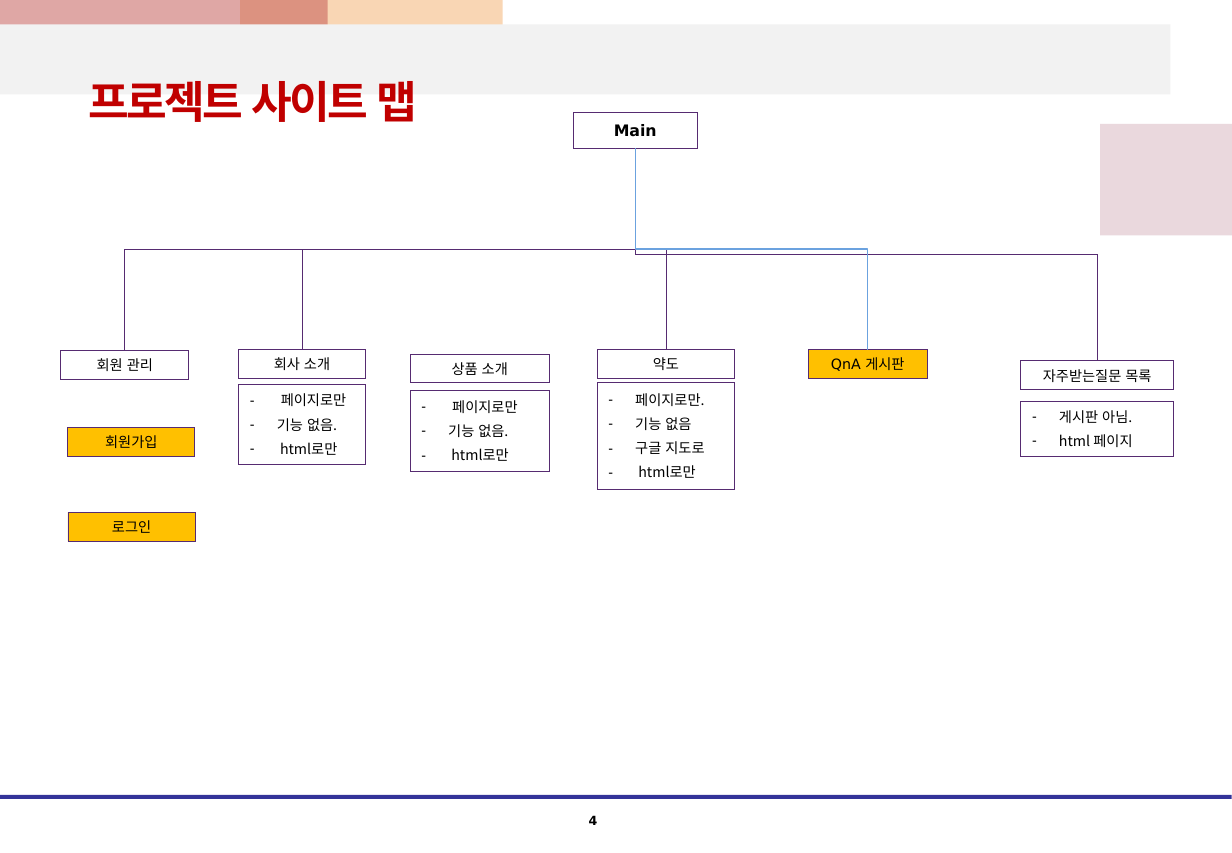
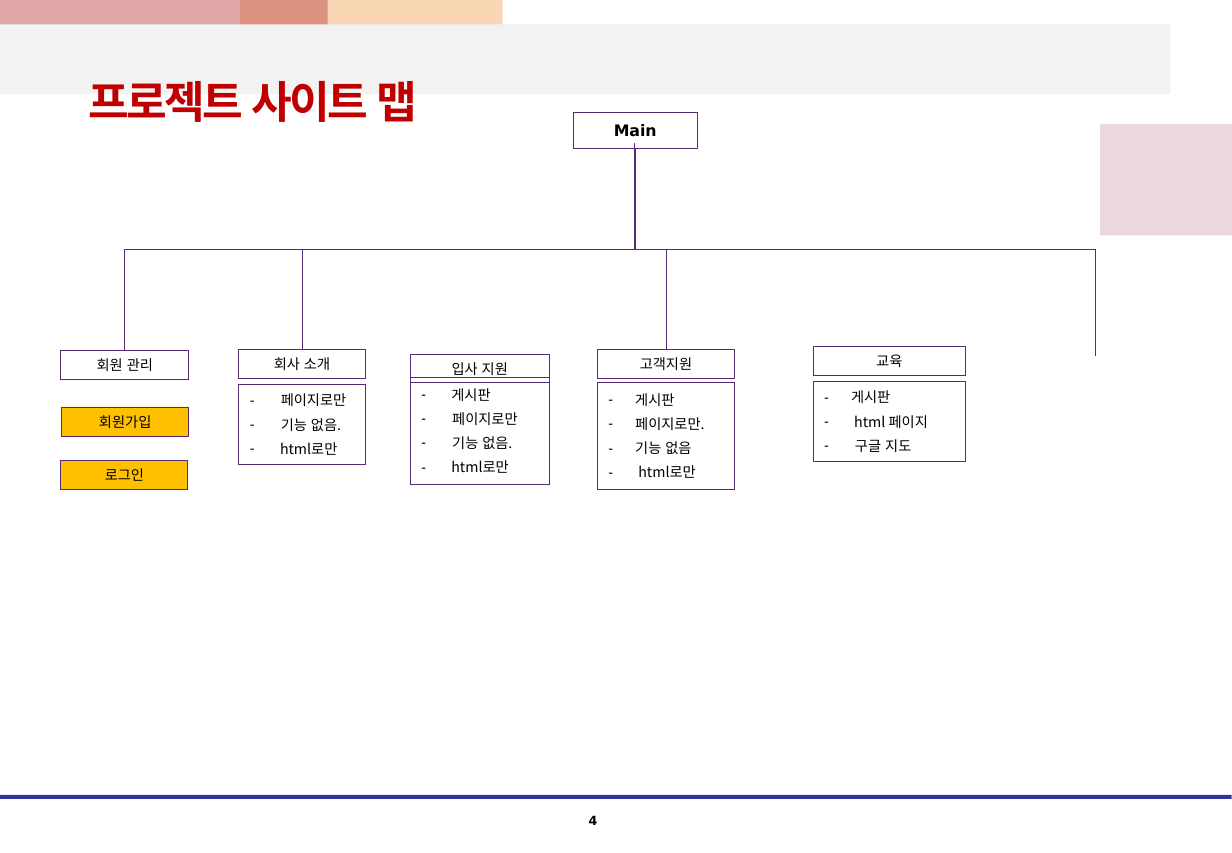
Before and after one commit to kshwang/javapj, a slide deck: slide 4 of 웹1팀_프로젝트_화면설계서.pptx. Drawn at 1232x853 pixels with LibreOffice and Linux fonts; fonts in the diff are those of the drawing. Boxes give left, top, right and bottom in pixels: in the first picture for what was removed or moved away, otherwise in the second. Text is boxed around its words. In the diff, an @@ line names an element or a change of style, - is before the commit and + after.

```diff
--- a/웹1팀_프로젝트_화면설계서.pptx
+++ b/웹1팀_프로젝트_화면설계서.pptx
@@ elbow line moved from (635, 149) - (1097, 360) to (634, 143) - (1096, 356) @@
@@ elbow line removed from (635, 149) to (867, 350) @@
@@ text in rectangle at (640, 357, 692, 370): text changed @@
-약도
+고객지원
@@ rectangle removed at (808, 350, 927, 378) @@
-QnA 게시판
@@ rectangle "교육": place and size @@
-rectangle "교육" at (1021, 360, 1173, 389)
+rectangle "교육" at (813, 347, 965, 375)
@@ text in rectangle at (876, 354, 902, 367): text changed @@
-자주받는질문 목록
+교육
@@ rectangle "게시판": place and size @@
-rectangle "게시판" at (410, 390, 549, 471)
+rectangle "게시판" at (410, 377, 549, 484)
@@ text in rectangle at (451, 388, 490, 401): paragraph added @@
+– 게시판
@@ text in rectangle at (452, 362, 508, 378): text changed @@
-상품 소개
+입사 지원
@@ rectangle "게시판": place and size @@
-rectangle "게시판" at (1021, 401, 1173, 456)
+rectangle "게시판" at (813, 381, 965, 461)
@@ rectangle "회원가입": place and size @@
-rectangle "회원가입" at (68, 426, 195, 455)
+rectangle "회원가입" at (61, 407, 189, 435)
@@ text in rectangle at (635, 393, 674, 406): paragraph added @@
+– 게시판
@@ text in rectangle at (851, 390, 890, 403): text changed @@
-– 게시판 아님.
+– 게시판
@@ text in rectangle at (635, 441, 704, 454): paragraph removed @@
-– 구글 지도로
@@ text in rectangle at (855, 439, 911, 452): paragraph added @@
+– 구글 지도
@@ rectangle "로그인": place and size @@
-rectangle "로그인" at (68, 511, 195, 540)
+rectangle "로그인" at (61, 460, 189, 489)
```
Also in this commit, not shown: 13 other slides changed, 5 slides added, 8 slides removed.
